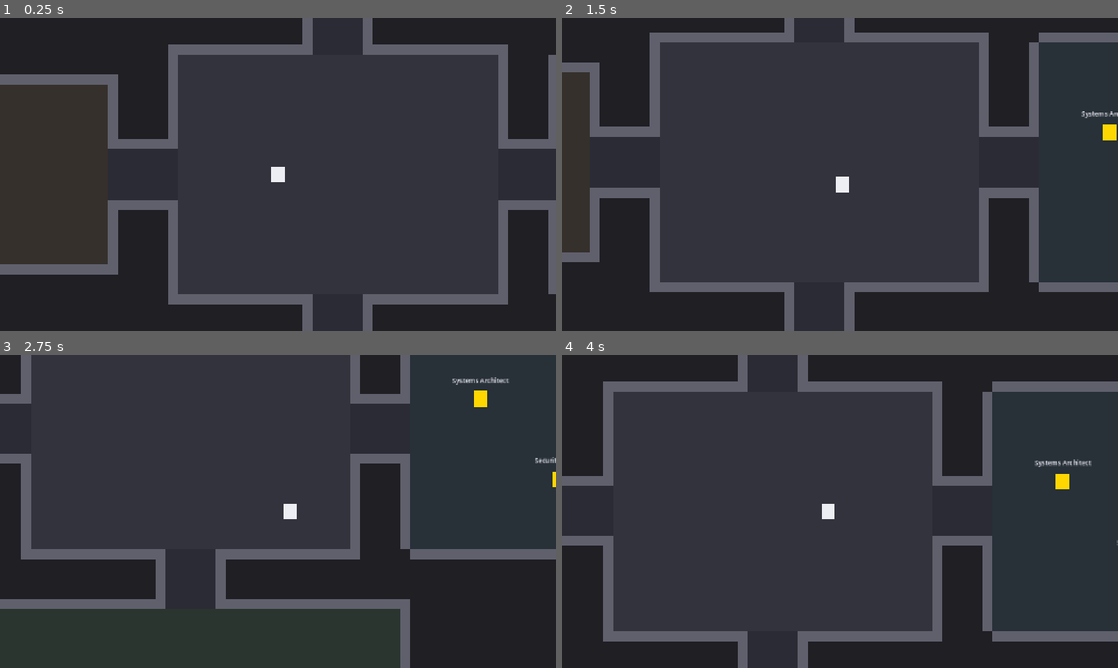
Above: before the commit, frames 1-4 (two rows, left to right).
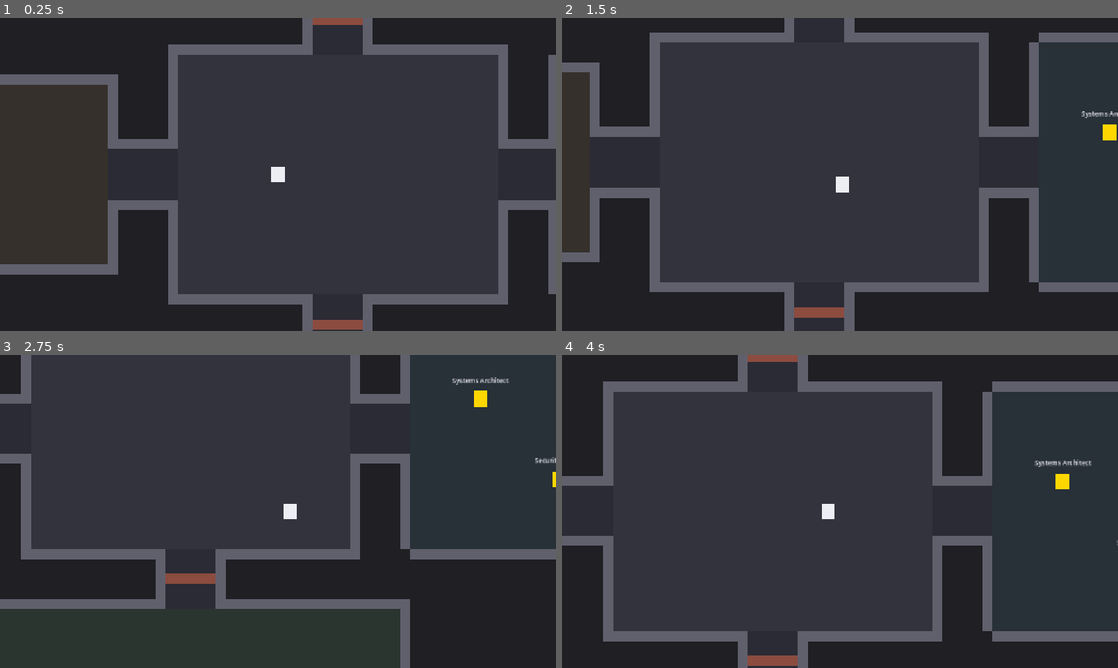
Above: after the commit, the same moments.

Repository: adamtasteslikegood/10110TasteslikegoodPlaza
Game: Godot game, scene res://scenes/main.tscn
Same seed, same stepped clock (60 frames per second), same inputs: the game is played once before the commit and once after it.
Inputs:
- Up to frame 1 (0.25 s): no input
- Up to frame 2 (1.5 s): tap Enter at 0.5 s; hold Right (ui_right) 0.53-1.28 s; hold Down (ui_down) from 1.28 s (still down)
- Up to frame 3 (2.75 s): release Down (ui_down) at 2.03 s; hold Right (ui_right) from 2.03 s (still down)
- Up to frame 4 (4 s): release Right (ui_right) at 2.78 s; hold Up (ui_up) 2.78-3.53 s; hold Left (ui_left) from 3.53 s (still down)

The runs differ from the first frame. In frame 1, 0.5% of the frame differs, in the area x 56-66%, y 0-100%; in frame 2, 0.3%; in frame 3, 0.3%; in frame 4, 0.5%, in the area x 33-43%, y 0-100%.

Commit message:
feat(world): add doorway triggers and bar the locked corridors (PLZG-259)
One doorway Area2D per corridor, built from a DOORWAYS table, in the
group doorways with the room_id it leads into. A room GameState reports
locked gets a StaticBody2D barrier in the group locked_corridors, removed
on floor_unlocked. player-office joins the Day 1 open rooms (SB-07); the
engineering floor (SB-08) and war room (SB-12) start locked.

Co-Authored-By: Claude Opus 5.5 <noreply@anthropic.com>
Claude-Session: https://claude.ai/code/session_01BdsTrdLnbzYrfEMUyLTk6C

Diff:
--- a/autoload/GameState.gd
+++ b/autoload/GameState.gd
@@ -6,13 +6,16 @@
 ## earned rather than handed over. This node owns that state so doors, the HUD and
 ## the eventual save system all read one source instead of each tracking their own.
 ##
-## Round 3 scope: only `lobby` and `server-room` exist, and only the server-room
-## door consults `is_unlocked()`. The gate table below is where later rooms attach.
+## Every doorway in `scenes/world/office.gd` consults `is_unlocked()`, and a room
+## that is not unlocked has a barrier across its corridor until `unlock()` runs.
+## The gate table below is where the progression that calls it attaches.
 
-## Rooms open from the start. SB-04 has the player arriving alone in the lobby and
-## exploring freely, so neither Day 1 space is gated -- the door logic is exercised
-## by wiring, not by locking the player out of the one thing there is to see.
-const INITIALLY_UNLOCKED: Array[String] = ["lobby", "server-room"]
+## Rooms open from the start: the three Day 1 spaces. SB-04 has the player
+## arriving alone in the lobby and exploring freely, SB-05 meets the Systems
+## Architect in the server room, and SB-07 has the player find their own office.
+## Everything else starts locked -- the engineering floor opens on Day 2 (SB-08)
+## and the war room hosts the Day 3 standup (SB-12).
+const INITIALLY_UNLOCKED: Array[String] = ["lobby", "server-room", "player-office"]
 
 ## floor_id -> the task_id that opens it. Empty until M5 introduces real tasks;
 ## complete_task() already reads it so the wiring is proven before it carries load.
--- a/scenes/world/office.gd
+++ b/scenes/world/office.gd
@@ -94,16 +94,27 @@
 	Rect2(-120, 1000, 880, 20),
 ]
 
-## The corridor mouth. Consults GameState before letting the player through.
-const DOOR_RECT := Rect2(660, 190, 60, 100)
-const DOOR_FLOOR_ID := "server-room"
+## One doorway per corridor, sitting in it, named for the room it leads INTO.
+## Each becomes an Area2D in the group `doorways` carrying that `room_id`. The
+## lobby has none: it is where the player starts, so nothing leads into it.
+const DOORWAYS: Array[Dictionary] = [
+	{"room_id": "server-room", "rect": Rect2(660, 190, 60, 100)},
+	{"room_id": "player-office", "rect": Rect2(-100, 190, 60, 100)},
+	{"room_id": "war-room", "rect": Rect2(270, -100, 100, 60)},
+	{"room_id": "engineering-floor", "rect": Rect2(270, 510, 100, 60)},
+]
+
+## How much of a doorway's depth its barrier fills while the room is locked.
+const BARRIER_DEPTH := 20.0
+const BARRIER_COLOR := Color(0.55, 0.30, 0.25)
 
 
 func _ready() -> void:
 	_build_floors()
 	_build_walls()
 	_build_rooms()
-	_build_door()
+	_build_doorways()
+	GameEvents.floor_unlocked.connect(_on_floor_unlocked)
 
 
 func _build_floors() -> void:
@@ -153,31 +164,78 @@
 		add_child(area)
 
 
-func _build_door() -> void:
-	var area := Area2D.new()
-	area.name = "ServerRoomDoor"
-	area.position = DOOR_RECT.position + DOOR_RECT.size / 2.0
+func _build_doorways() -> void:
+	for entry in DOORWAYS:
+		var rect: Rect2 = entry["rect"]
+		var room_id: String = entry["room_id"]
+		var slug := room_id.replace("-", "_")
+
+		var area := Area2D.new()
+		area.name = "Doorway_%s" % slug
+		area.position = rect.position + rect.size / 2.0
+		area.set_meta("room_id", room_id)
+		area.add_to_group("doorways")
+
+		var shape := CollisionShape2D.new()
+		var rectangle := RectangleShape2D.new()
+		rectangle.size = rect.size
+		shape.shape = rectangle
+		area.add_child(shape)
+
+		area.body_entered.connect(_on_doorway_entered.bind(room_id))
+		add_child(area)
+
+		if not GameState.is_unlocked(room_id):
+			_build_barrier(room_id, rect)
+
+
+## A locked corridor is a wall across its doorway, not a message. It leaves the
+## tree the moment GameState opens the room, so being in `locked_corridors` and
+## stopping a body are the same fact and cannot drift apart.
+func _build_barrier(room_id: String, doorway: Rect2) -> void:
+	# Span the corridor's full width, whichever way it runs, so it sits flush
+	# with the corridor walls either side.
+	var size := doorway.size
+	if size.x < size.y:
+		size.x = BARRIER_DEPTH
+	else:
+		size.y = BARRIER_DEPTH
+
+	var body := StaticBody2D.new()
+	body.name = "LockedCorridor_%s" % room_id.replace("-", "_")
+	body.position = doorway.position + doorway.size / 2.0
+	body.set_meta("room_id", room_id)
+	body.add_to_group("locked_corridors")
 
 	var shape := CollisionShape2D.new()
 	var rectangle := RectangleShape2D.new()
-	rectangle.size = DOOR_RECT.size
+	rectangle.size = size
 	shape.shape = rectangle
-	area.add_child(shape)
-
-	area.body_entered.connect(_on_door_entered)
-	add_child(area)
-
-
-func _on_door_entered(body: Node2D) -> void:
+	body.add_child(shape)
+
+	var visual := Polygon2D.new()
+	visual.polygon = _rect_points(Rect2(-size / 2.0, size))
+	visual.color = BARRIER_COLOR
+	body.add_child(visual)
+
+	add_child(body)
+
+
+func _on_floor_unlocked(floor_id: String) -> void:
+	for node in get_tree().get_nodes_in_group("locked_corridors"):
+		if is_ancestor_of(node) and node.get_meta("room_id", "") == floor_id:
+			node.remove_from_group("locked_corridors")
+			node.queue_free()
+
+
+func _on_doorway_entered(body: Node2D, room_id: String) -> void:
 	if not body.is_in_group("player"):
 		return
-	# Round 3 leaves both Day 1 rooms open (SB-04 is free exploration), so this
-	# reads as a pass-through today. The branch exists because M5 attaches real
-	# unlock gates here, and wiring it now means the door is proven before it has
-	# to carry weight -- see GameState.UNLOCK_GATES.
-	if GameState.is_unlocked(DOOR_FLOOR_ID):
+	# An open room is a pass-through. A locked one has a barrier a step further
+	# in, and this is where M6 hangs whatever tells the player why.
+	if GameState.is_unlocked(room_id):
 		return
-	push_warning("Door: %s is not yet accessible." % DOOR_FLOOR_ID)
+	push_warning("Doorway: %s is not yet accessible." % room_id)
 
 
 func _rect_points(rect: Rect2) -> PackedVector2Array:
--- a/specs/sprint-6-loop-plan.json
+++ b/specs/sprint-6-loop-plan.json
@@ -131,7 +131,7 @@
         "start_room": "lobby",
         "min_locked_corridors": 2
       },
-      "status": "todo",
+      "status": "in_progress",
       "attempts": 0,
       "max_attempts": 3,
       "depends_on": [
Not shown, changed: .claude/godot-conventions.md
Not shown, changed: CHANGELOG.md
Not shown, changed: specs/roadmap.md
